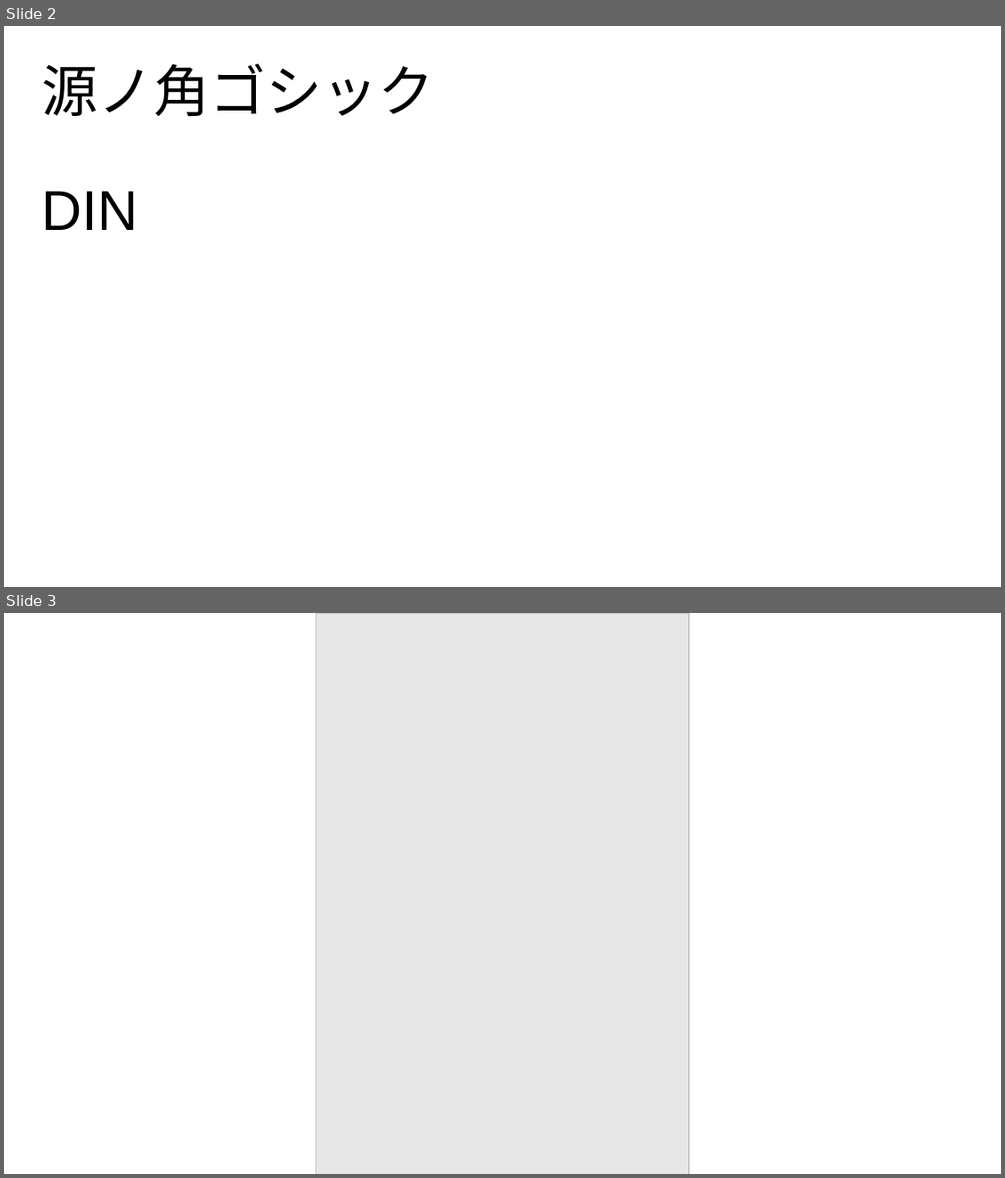
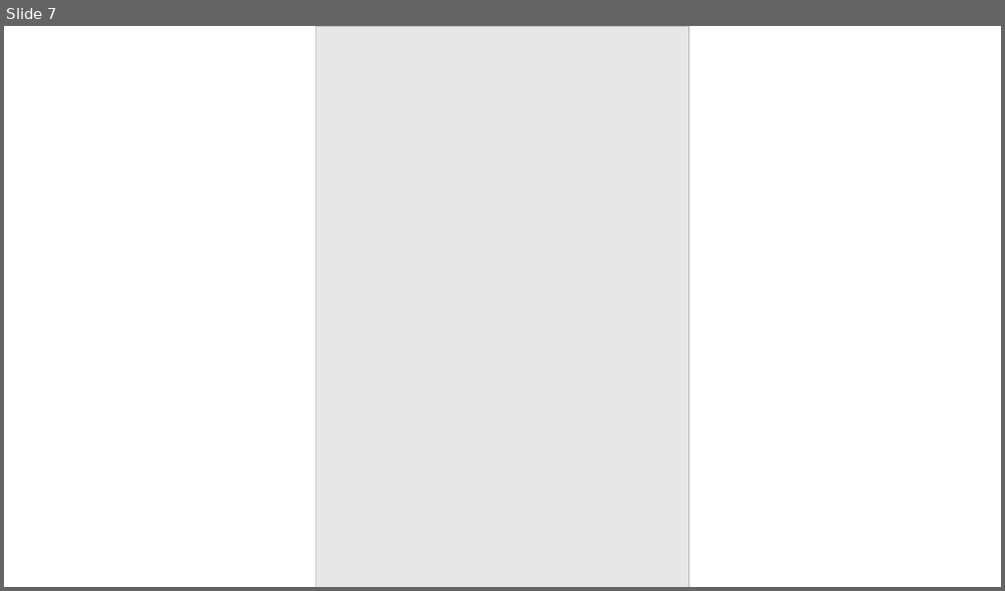
Before and after one commit to YutaMatsumura1016/20OFEF, a slide deck: タブimgs.pptx. Shown one above the other, each under a label of ours: slides 2 and 3 before the commit, slide 7 after it. The pictures are 1005x1178 and 1005x591 pixels, drawn with LibreOffice and Linux fonts; fonts in the diff are those of the drawing; grey boxes stand for pictures. Boxes give left, top, right and bottom in pixels: in the first picture for what was removed or moved away, otherwise in the second. Text is boxed around its words. In the diff, an @@ line names an element or a change of style, - is before the commit and + after.

```diff
--- a/タブimgs.pptx
+++ b/タブimgs.pptx
@@ slide 2 removed at box(4, 26, 1001, 587), background #FFFFFF @@
@@ text removed at box(42, 63, 435, 117) @@
-源ノ角ゴシック
@@ text removed at box(41, 191, 138, 230) @@
-DIN
@@ what was slide 3 is now slide 7 @@
```
Also in this commit, not shown: 1 slide changed, 5 slides added, 5 other files.
